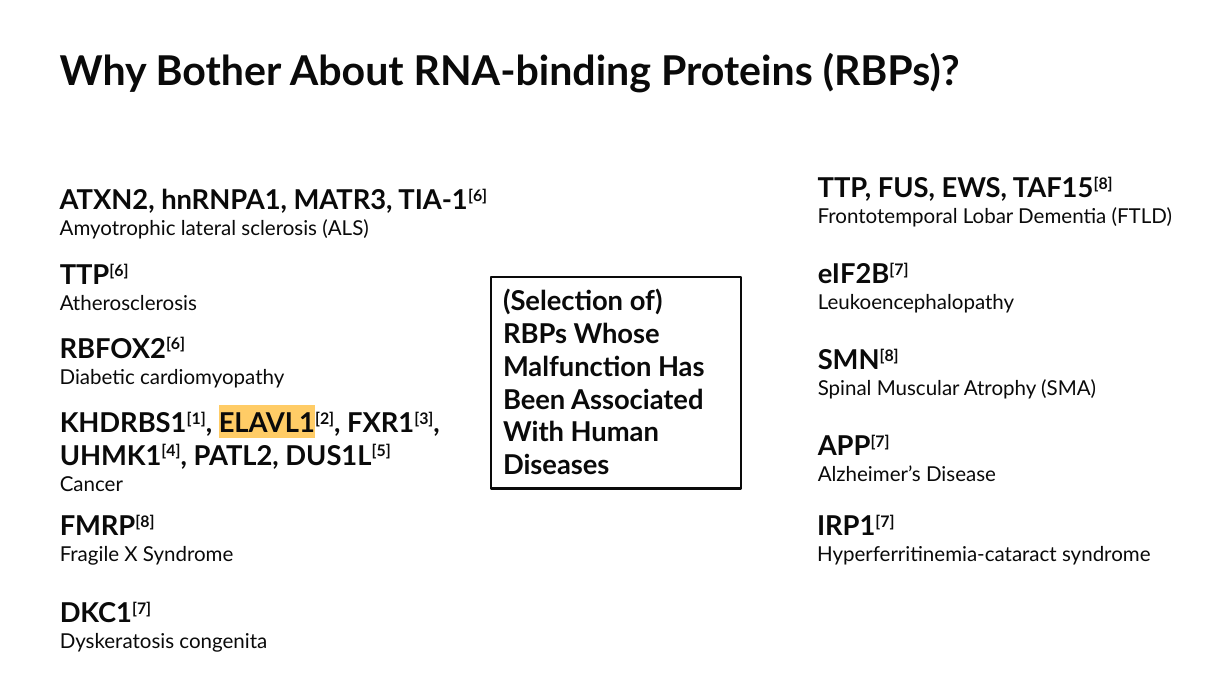
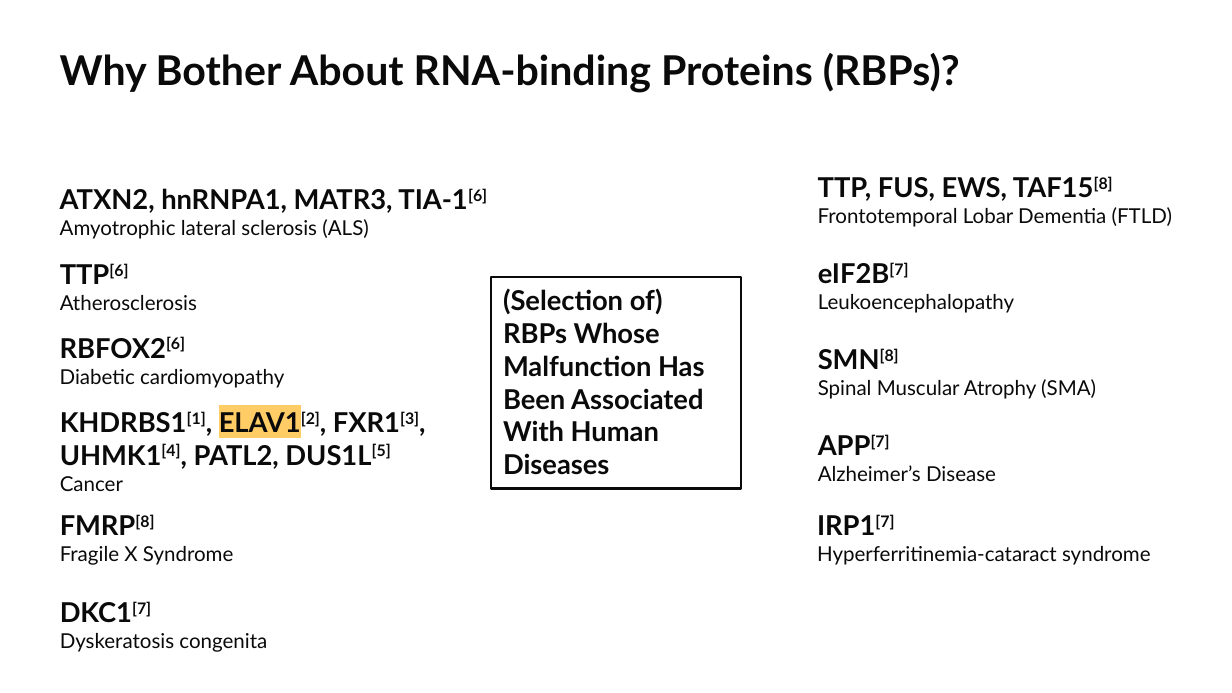
Before and after one commit to datascience-mobi-2022/2022-topic-03-team-02, a slide deck: slide 3 of projectproposal/PP.pptx. Drawn at 1232x693 pixels with LibreOffice and Linux fonts; fonts in the diff are those of the drawing. Boxes give left, top, right and bottom in pixels: in the first picture for what was removed or moved away, otherwise in the second. Text is boxed around its words. In the diff, an @@ line names an element or a change of style, - is before the commit and + after.

```diff
--- a/projectproposal/PP.pptx
+++ b/projectproposal/PP.pptx
@@ text at bbox=[60, 411, 419, 469]: text changed @@
-KHDRBS1[1], ELAVL1[2], FXR1[3], UHMK1[4], PATL2, DUS1L[5]
+KHDRBS1[1], ELAV1[2], FXR1[3], UHMK1[4], PATL2, DUS1L[5]
```
Also in this commit, not shown: 3 other slides changed.
